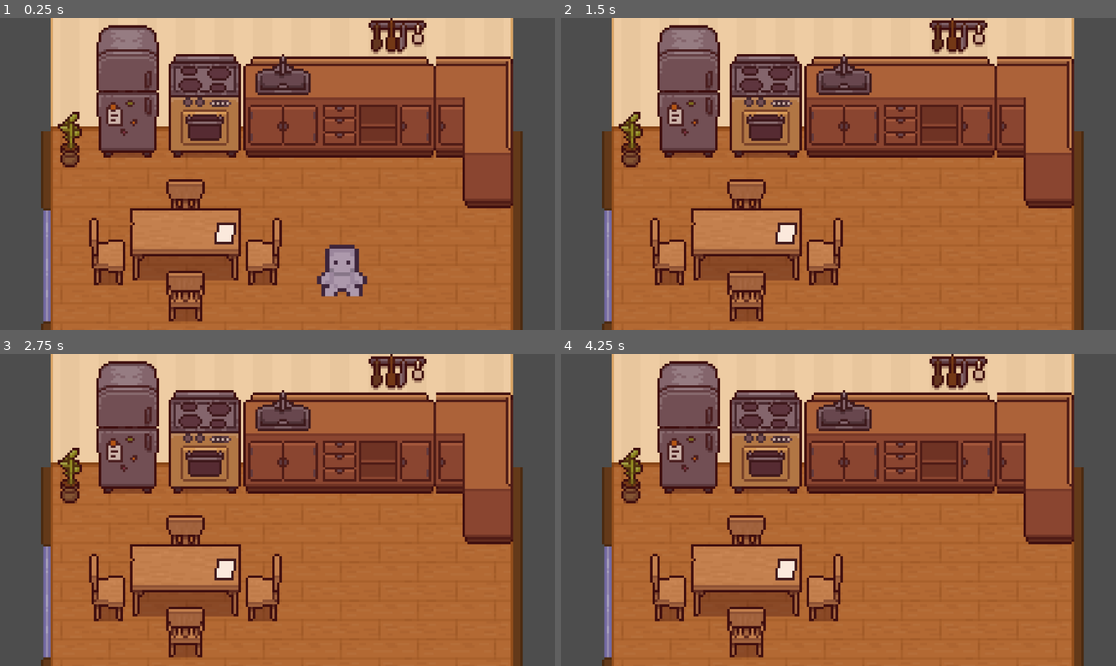
Above: before the commit, frames 1-4 (two rows, left to right).
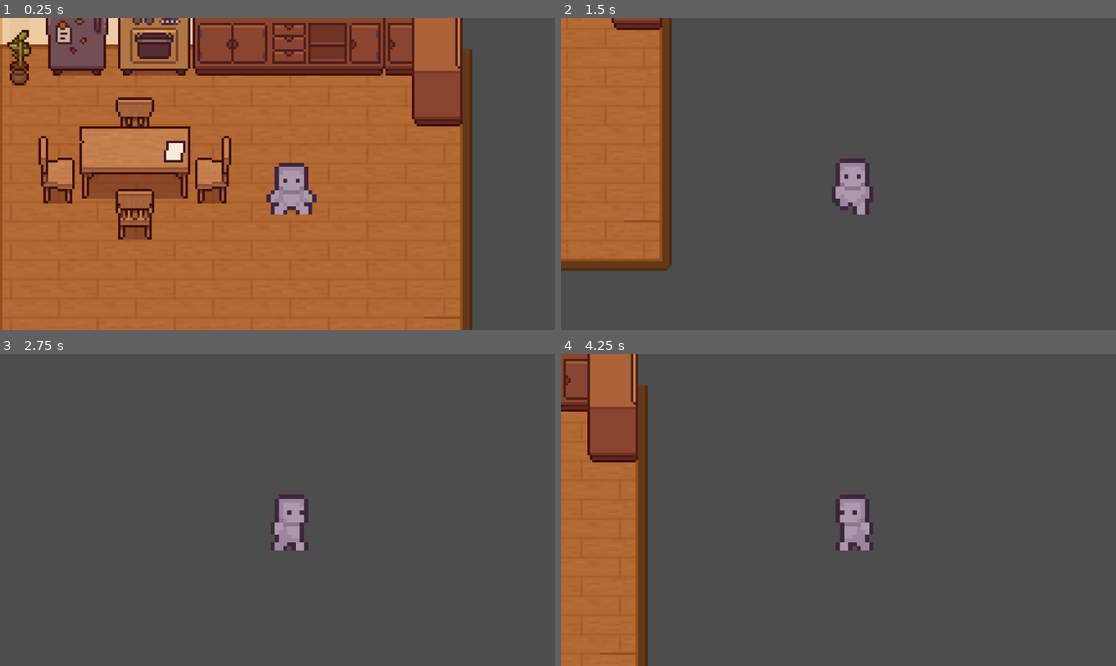
Above: after the commit, the same moments.

Repository: dddddakari/purgency
Game: Godot game, scene res://background/kitchen.tscn
Same seed, same stepped clock (60 frames per second), same inputs: the game is played once before the commit and once after it.
Inputs:
- Up to frame 1 (0.25 s): no input
- Up to frame 2 (1.5 s): hold Right (ui_right) 0.53-1.28 s; hold Down (ui_down) from 1.28 s (still down)
- Up to frame 3 (2.75 s): release Down (ui_down) at 2.03 s; hold Right (ui_right) from 2.03 s (still down)
- Up to frame 4 (4.25 s): release Right (ui_right) at 2.78 s; hold Up (ui_up) 2.78-3.53 s; hold Left (ui_left) from 3.53 s (still down)

The runs differ from the first frame. In frame 1, 60% of the frame differs, in the area x 0-95%, y 0-100%; in frame 2, 89%; in frame 3, 85%; in frame 4, 91%.

Commit message:
collision

Diff:
--- a/purgency-/background/kitchen.tscn
+++ b/purgency-/background/kitchen.tscn
@@ -924,6 +924,9 @@
 sources/4 = SubResource("TileSetAtlasSource_scder")
 sources/5 = SubResource("TileSetAtlasSource_m008p")
 
+[sub_resource type="WorldBoundaryShape2D" id="WorldBoundaryShape2D_gi5xj"]
+normal = Vector2(0, 1)
+
 [node name="TileMap" type="TileMap"]
 tile_set = SubResource("TileSet_06717")
 format = 2
@@ -936,14 +939,26 @@
 layer_3/name = "Layer3"
 layer_3/tile_data = PackedInt32Array(524292, 655363, 0, 589828, 655363, 1, 458757, 131077, 1)
 
-[node name="Camera2D" type="Camera2D" parent="."]
-position = Vector2(-5, 33)
+[node name="StaticBody2D" type="StaticBody2D" parent="."]
+position = Vector2(94, 77)
+
+[node name="CollisionShape2D" type="CollisionShape2D" parent="StaticBody2D"]
+shape = SubResource("WorldBoundaryShape2D_gi5xj")
+
+[node name="CollisionShape2D2" type="CollisionShape2D" parent="StaticBody2D"]
+position = Vector2(100, -1)
+
+[node name="Player" parent="." instance=ExtResource("7_gi5xj")]
+position = Vector2(138, 141)
+
+[node name="Camera2D" type="Camera2D" parent="Player"]
+position = Vector2(-122, -74)
+scale = Vector2(5, 5)
 anchor_mode = 0
 zoom = Vector2(5, 5)
+limit_left = -25
+limit_top = -25
+limit_right = 1000
+limit_bottom = 1000
 drag_horizontal_enabled = true
 drag_vertical_enabled = true
-
-[node name="Player" parent="." instance=ExtResource("7_gi5xj")]
-position = Vector2(138, 141)
-
-[node name="Camera2D" type="Camera2D" parent="Player"]
Not shown: 1 places in purgency-/background/kitchen.tscn that only renumber resources
